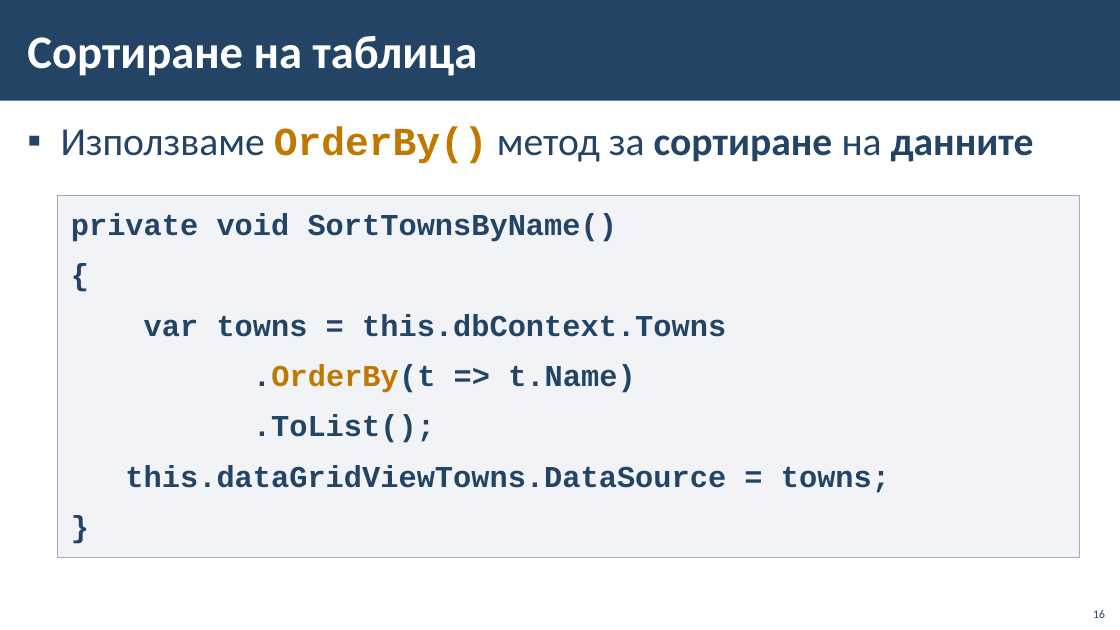
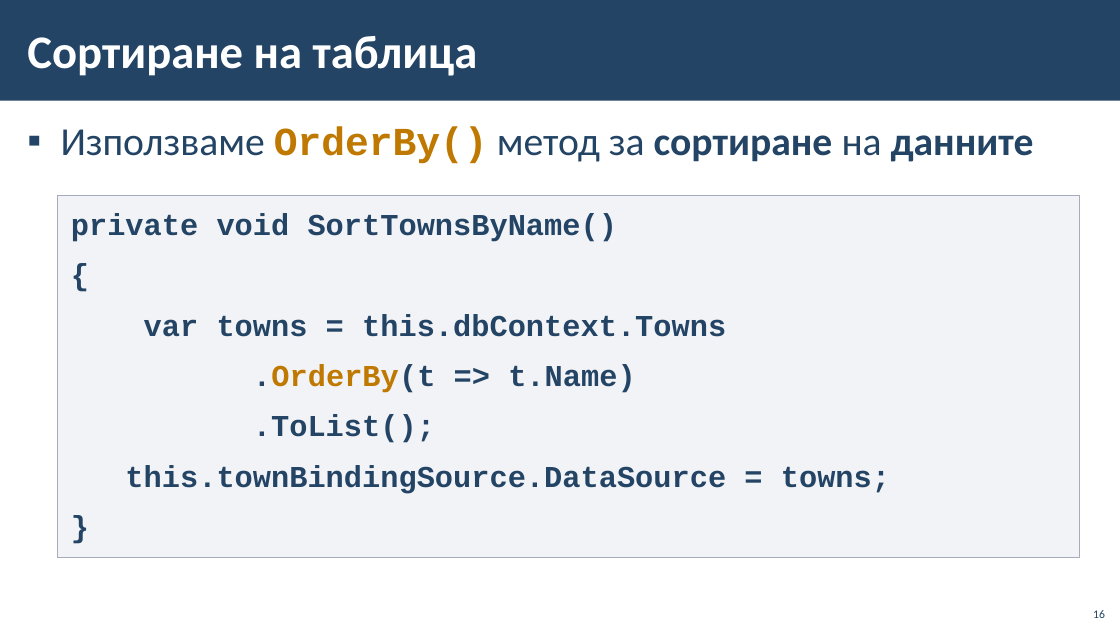
Before and after one commit to BG-IT-Edu/School-Programming, a slide deck: slide 16 of Courses/Software-Sciences/Module-4-Information-Systems-New/08-Navigation-between-Tables/08-Navigation-between-Tables.pptx. Drawn at 1120x630 pixels with LibreOffice and Linux fonts; fonts in the diff are those of the drawing; background and template pictures are left out. Boxes give left, top, right and bottom in pixels: in the first picture for what was removed or moved away, otherwise in the second. Text is boxed around its words. In the diff, an @@ line names an element or a change of style, - is before the commit and + after.

```diff
--- a/Courses/Software-Sciences/Module-4-Information-Systems-New/08-Navigation-between-Tables/08-Navigation-between-Tables.pptx
+++ b/Courses/Software-Sciences/Module-4-Information-Systems-New/08-Navigation-between-Tables/08-Navigation-between-Tables.pptx
@@ text in rectangle at <box>125,465,890,494</box>: text changed @@
-this.dataGridViewTowns.DataSource = towns;
+this.townBindingSource.DataSource = towns;
```
Also in this commit, not shown: 8 other slides changed.
